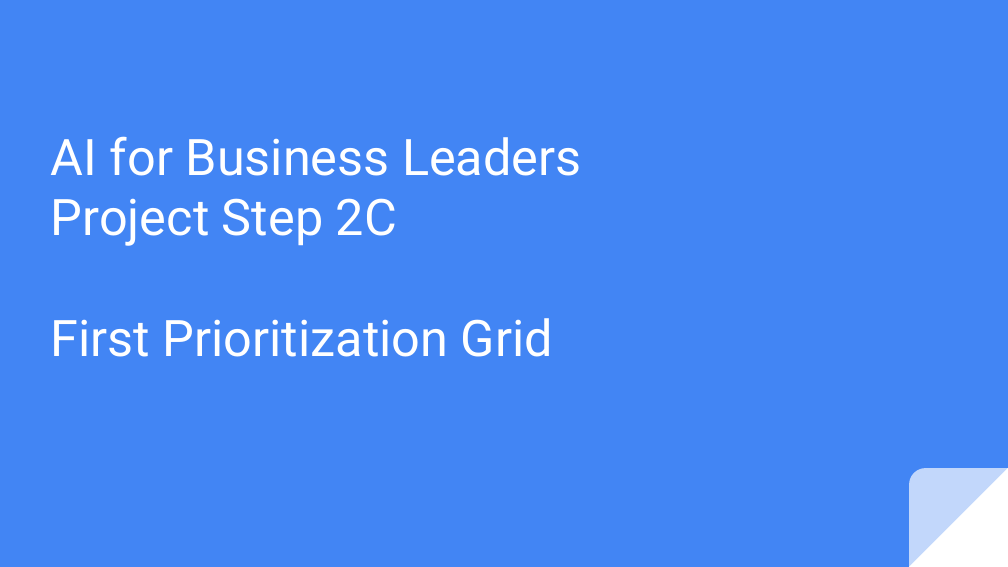
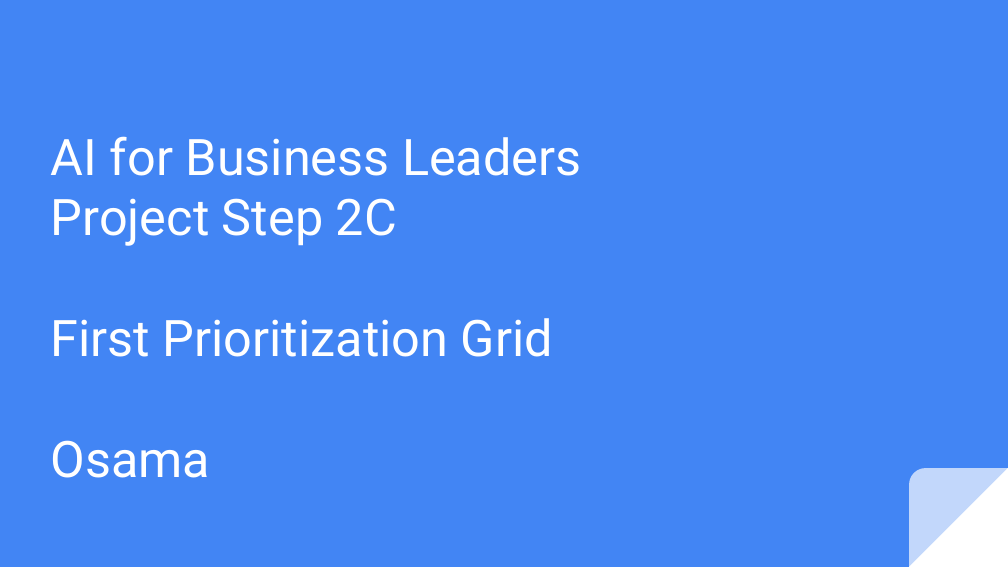
Before and after one commit to mohandesosama/Delivering-an-ML-AI-Strategy, a slide deck: slide 2 of 02_project-steps-aibl.pptx. Drawn at 1008x567 pixels with LibreOffice and Linux fonts; fonts in the diff are those of the drawing. Boxes give left, top, right and bottom in pixels: in the first picture for what was removed or moved away, otherwise in the second. Text is boxed around its words. In the diff, an @@ line names an element or a change of style, - is before the commit and + after.

```diff
--- a/02_project-steps-aibl.pptx
+++ b/02_project-steps-aibl.pptx
@@ subtitle at (51,440,211,478): paragraph added @@
+Osama
```
Also in this commit, not shown: 3 other slides changed, 1 other file.
